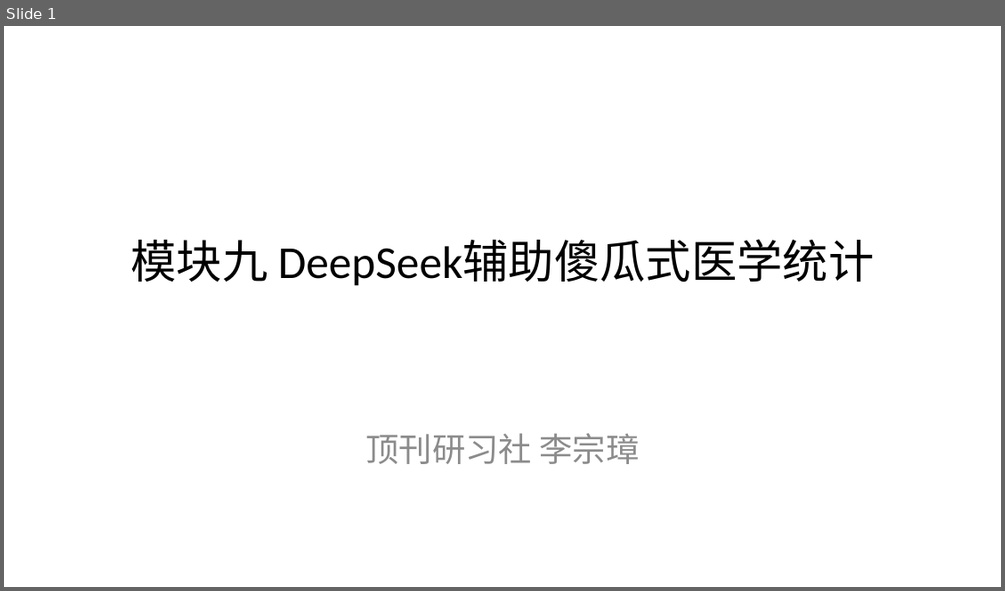
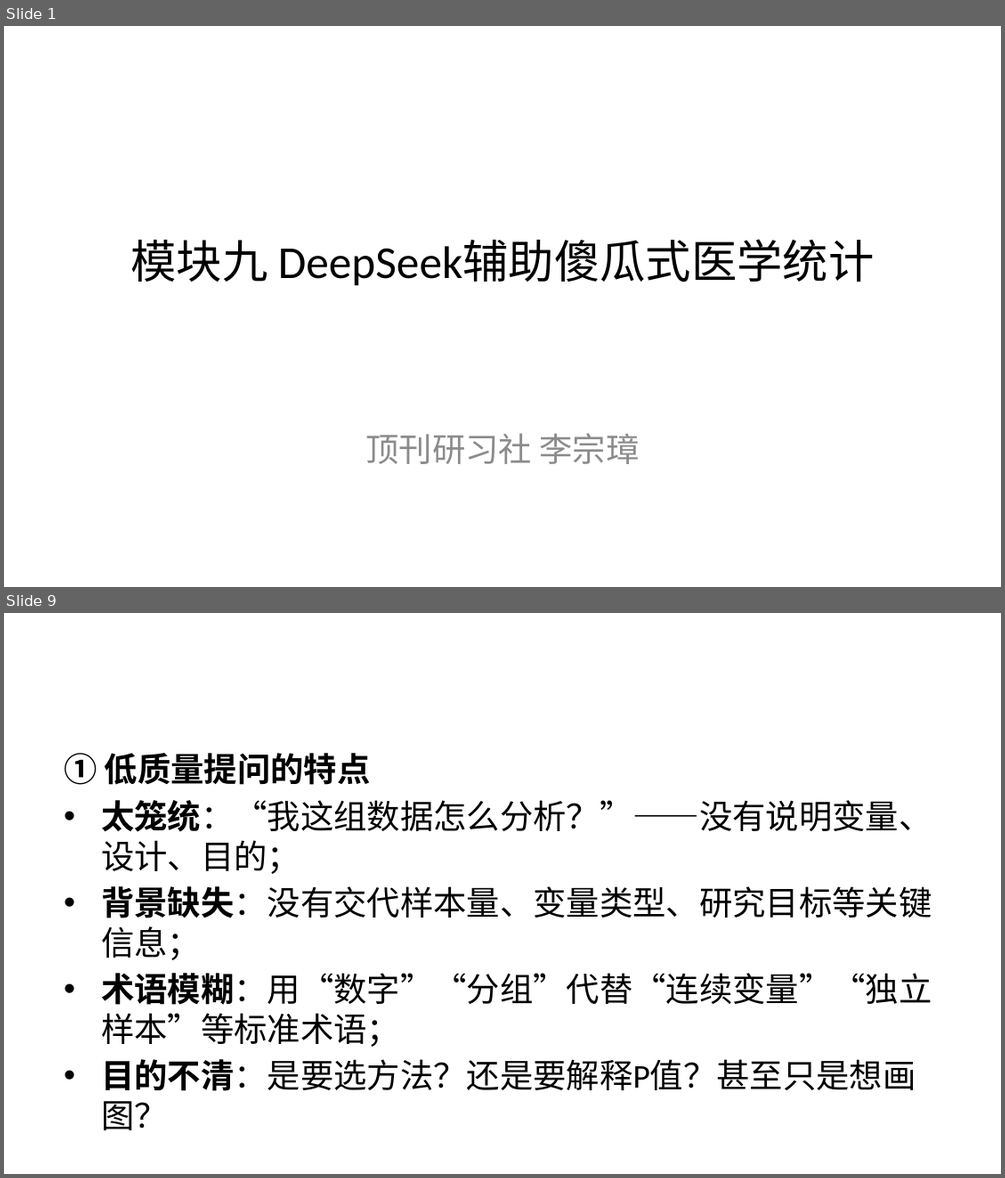
Before and after one commit to lizongzhang/deepseekcamp, a slide deck: docs/L9_slide.pptx. Shown one above the other, each under a label of ours: slide 1 before the commit, slides 1 and 9 after it; the slides between them are not shown. The pictures are 1005x591 and 1005x1178 pixels, drawn with LibreOffice and Linux fonts; fonts in the diff are those of the drawing. Boxes give left, top, right and bottom in pixels: in the first picture for what was removed or moved away, otherwise in the second. Text is boxed around its words. In the diff, an @@ line names an element or a change of style, - is before the commit and + after.

```diff
--- a/docs/L9_slide.pptx
+++ b/docs/L9_slide.pptx
@@ slide 9 added at (x1=4, y1=613, x2=1001, y2=1174), background #FFFFFF @@
@@ text added at (x1=64, y1=753, x2=931, y2=1130), 24 pt, text #000000 @@
+① 低质量提问的特点
+• 太笼统：“我这组数据怎么分析？”——没有说明变量、设计、目的；
+• 背景缺失：没有交代样本量、变量类型、研究目标等关键信息；
+• 术语模糊：用“数字”“分组”代替“连续变量”“独立样本”等标准术语；
+• 目的不清：是要选方法？还是要解释P值？甚至只是想画图？
```
Also in this commit, not shown: 3 slides changed, 21 other slides added, 9 other files.
